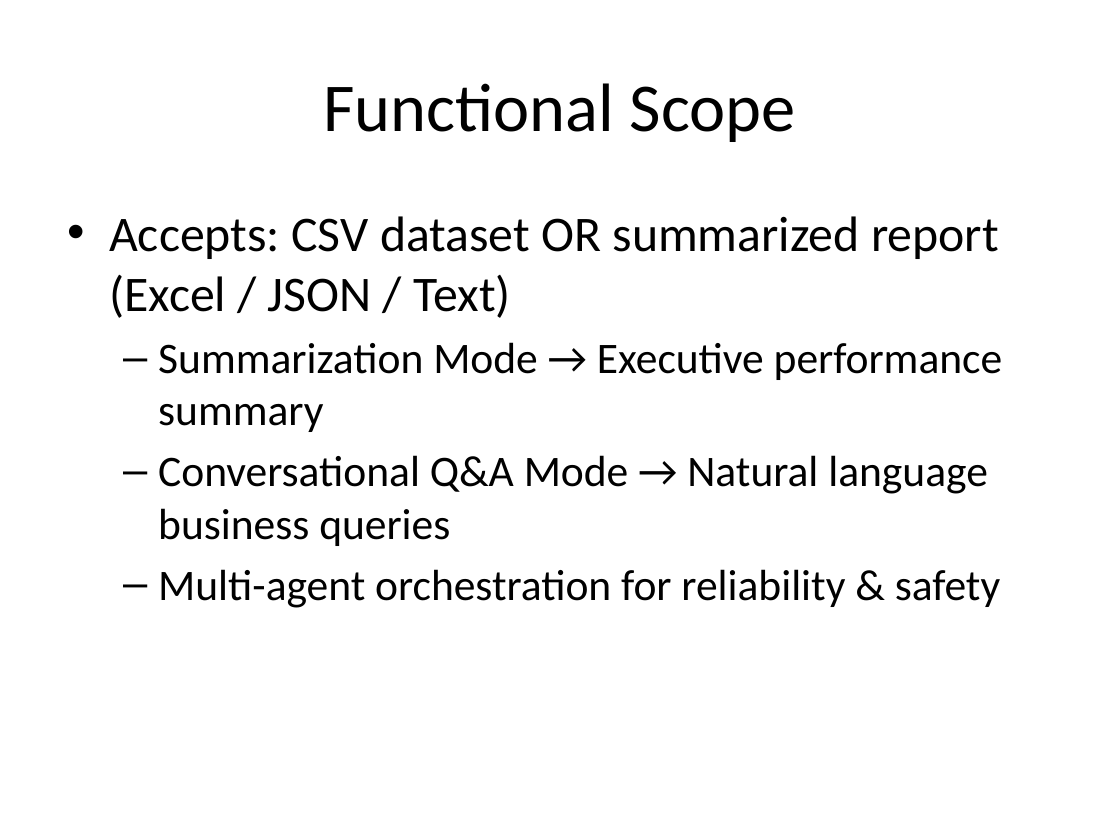
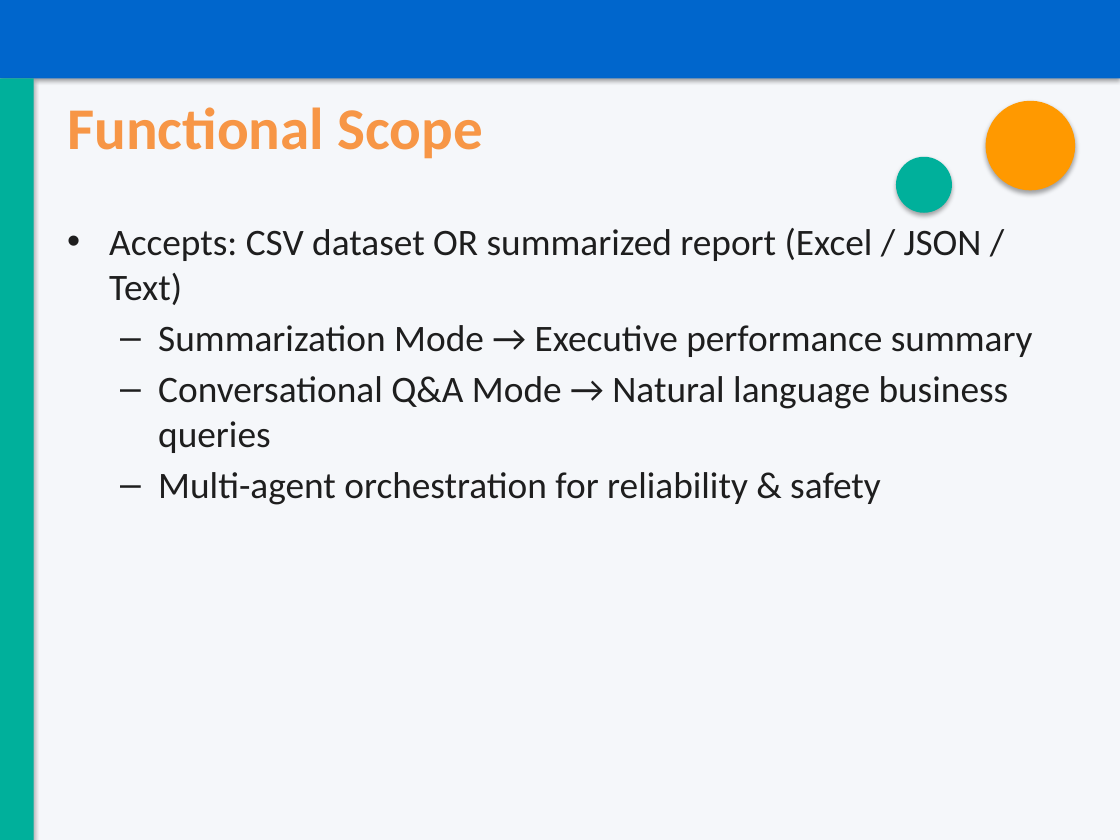
Before and after one commit to abhisam135/retail-insights-assistant, a slide deck: slide 3 of docs/Retail_Insights_Assistant_Presentation.pptx. Drawn at 1120x840 pixels with LibreOffice and Linux fonts; fonts in the diff are those of the drawing. Boxes give left, top, right and bottom in pixels: in the first picture for what was removed or moved away, otherwise in the second. Text is boxed around its words. In the diff, an @@ line names an element or a change of style, - is before the commit and + after.

```diff
--- a/docs/Retail_Insights_Assistant_Presentation.pptx
+++ b/docs/Retail_Insights_Assistant_Presentation.pptx
@@ rectangle added at [0,0,1120,840], fill #F5F7FA @@
@@ rectangle added at [0,0,1120,56], fill #00468C @@
@@ rectangle added at [0,0,1120,78], fill #0066CC @@
@@ title "Functional Scope": place and size @@
-title "Functional Scope" at [324,83,796,142]
+title "Functional Scope" at [67,107,484,159]
@@ title "Functional Scope" at [67,107,484,159]: size 44 to 38 pt, text colour #000000 to #F79646, bold on; alignment centre to left @@
@@ rectangle added at [0,78,34,840], fill #00B09B @@
@@ ellipse added at [986,101,1075,190], fill #FF9900 @@
@@ ellipse added at [896,157,952,213], fill #00B09B @@
@@ text "Accepts: CSV dataset OR summarized ...": place and size @@
-text "Accepts: CSV dataset OR summarized ..." at [109,216,1003,608]
+text "Accepts: CSV dataset OR summarized ..." at [109,228,1033,505]
@@ text "Accepts: CSV dataset OR summarized ..." at [109,228,1033,505]: size 32 to 24 pt in "Accepts: CSV dataset OR summarized report (Excel ..."; text colour #000000 to #1E1E1E; size 28 to 24 pt in "Summarization Mode → Executive performance summary", "Conversational Q&A Mode → Natural language business ...", "Multi-agent orchestration for reliability & safety"; indent changed; less space between paragraphs @@
```
Also in this commit, not shown: 14 other slides changed, 1 slide added, 1 slide removed.
